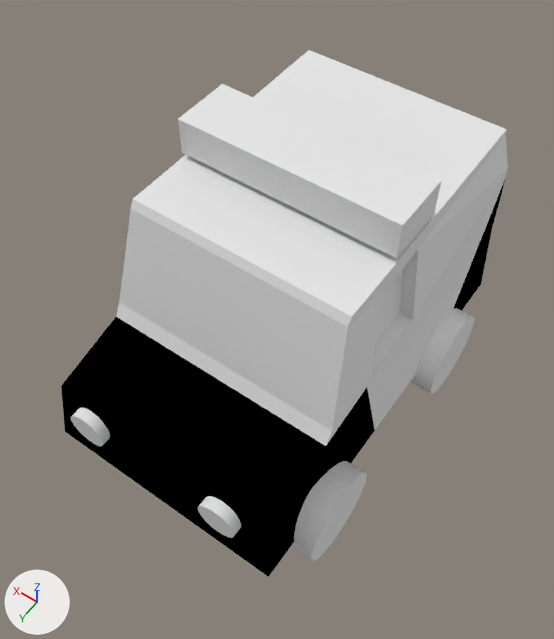
An edit to the Blender file art/swat/swat.blend, drawn before and after from the same camera.
One viewpoint serves both versions: a 50 mm camera at (-0.645, 0.952, 1.78) aimed at (-0.008, 0.06, 0.378). Every picture has the same lights, and +X, +Y and +Z are marked at lower left.

In view in the first picture: 'Back Wheel', 'Body', 'Cube', 'Front Wheel', 'Headlights'.
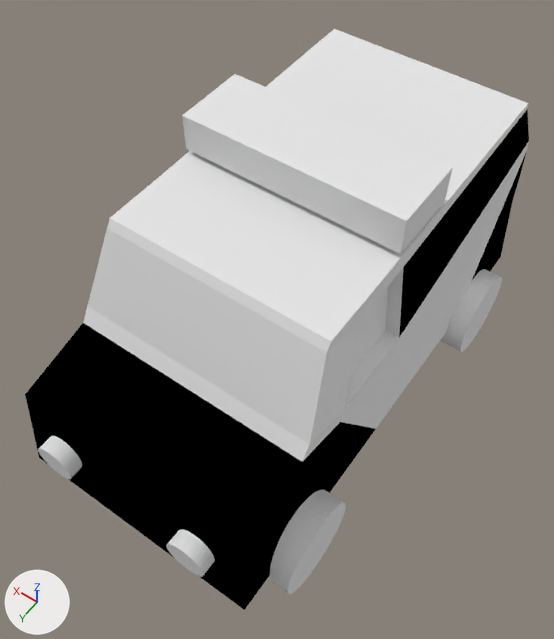
What changed in the scene script:
```text
Change me_cube:
    where me_cube.from_pydata(...)  # 60 vertices, 58 faces; spans x -1.0..1.0, y -2.2..2.2, z -0.89..1.49
    used by ob_body; parent = ob_empty; location = (0.0, 0.0, 0.372); scale = (0.299, 0.226, 0.226)
    me_cube part 1: all 10 vertices in x -0.96..0.96, y 0.27..0.31, z 0.23..1.27 are moved by (0.0, -0.34, 0.0)
    me_cube part 2: all 6 vertices in x -0.87..0.87, y -0.86..-0.3, z 1.38..1.47 are moved by (0.0, -0.18, 0.0)
    me_cube part 3: all 4 vertices in x -0.96..0.96, y -1.24..-1.16, z 0.12..0.27 are moved by (0.0, -0.18, 0.3)
    me_cube part 4: all 2 vertices in x -0.88..0.88, y -2.13, z 0.04 are moved by (0.0, 0.0, 0.3)
Change ob_front_wheel:
    ob_front_wheel.location: (0.0, -0.292, 0.158) -> (0.0, -0.381, 0.158)
Change ob_headlights:
    ob_headlights.location: (-0.178, -0.463, 0.314) -> (-0.178, -0.56, 0.314)
Change ob_back_wheel:
    ob_back_wheel.location: (0.0, 0.248, 0.158) -> (0.0, 0.412, 0.158)
Change ob_body:
    ob_body.location: (0.0, 0.0, 0.372) -> (0.0, 0.0197, 0.372)
    ob_body.scale: (0.299, 0.226, 0.226) -> (0.299, 0.273, 0.226)
```

What differs and where, as boxes (x1, y1, x2, y2) in the pictures (554 x 639 px; the box of a moved part takes in the faces that stretch with it):
'Body', reshaped, moved, rescaled (13% wider, 10% taller): before (61, 50, 508, 577); after (25, 29, 529, 610)
'Cube', moved, rescaled: before (178, 84, 441, 258); after (182, 74, 452, 254)
'Front Wheel', moved: before (291, 461, 367, 561); after (267, 490, 346, 594)
'Headlights', moved: before (71, 407, 241, 538); after (38, 436, 215, 577)
'Back Wheel', moved: before (410, 308, 475, 394); after (440, 269, 502, 352)
part 1 of me_cube, moved or reshaped: before (367, 130, 508, 429); after (340, 103, 529, 429)
part 2 of me_cube, moved or reshaped: before (131, 61, 495, 327); after (107, 41, 515, 353)
part 3 of me_cube, moved or reshaped: before (116, 209, 381, 463); after (83, 229, 375, 473)
part 4 of me_cube, moved or reshaped: before (61, 317, 342, 577); after (25, 323, 344, 610)
